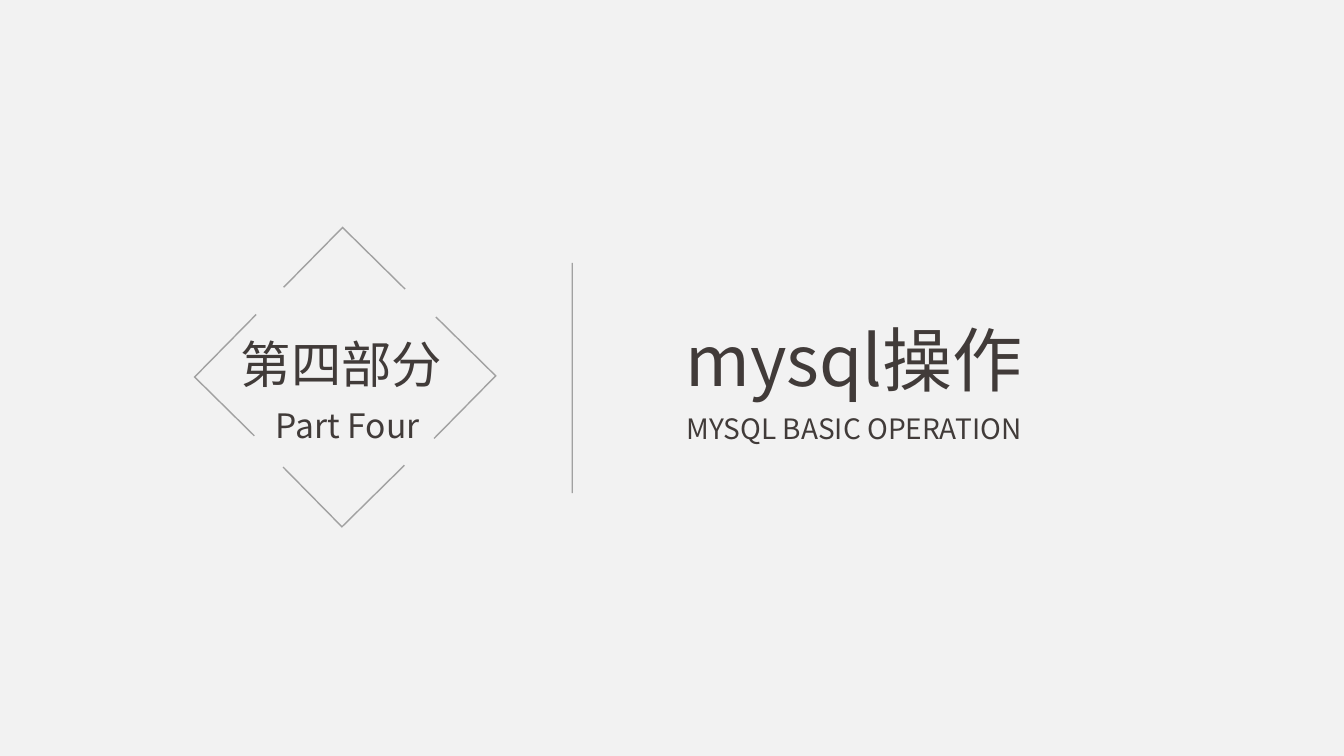
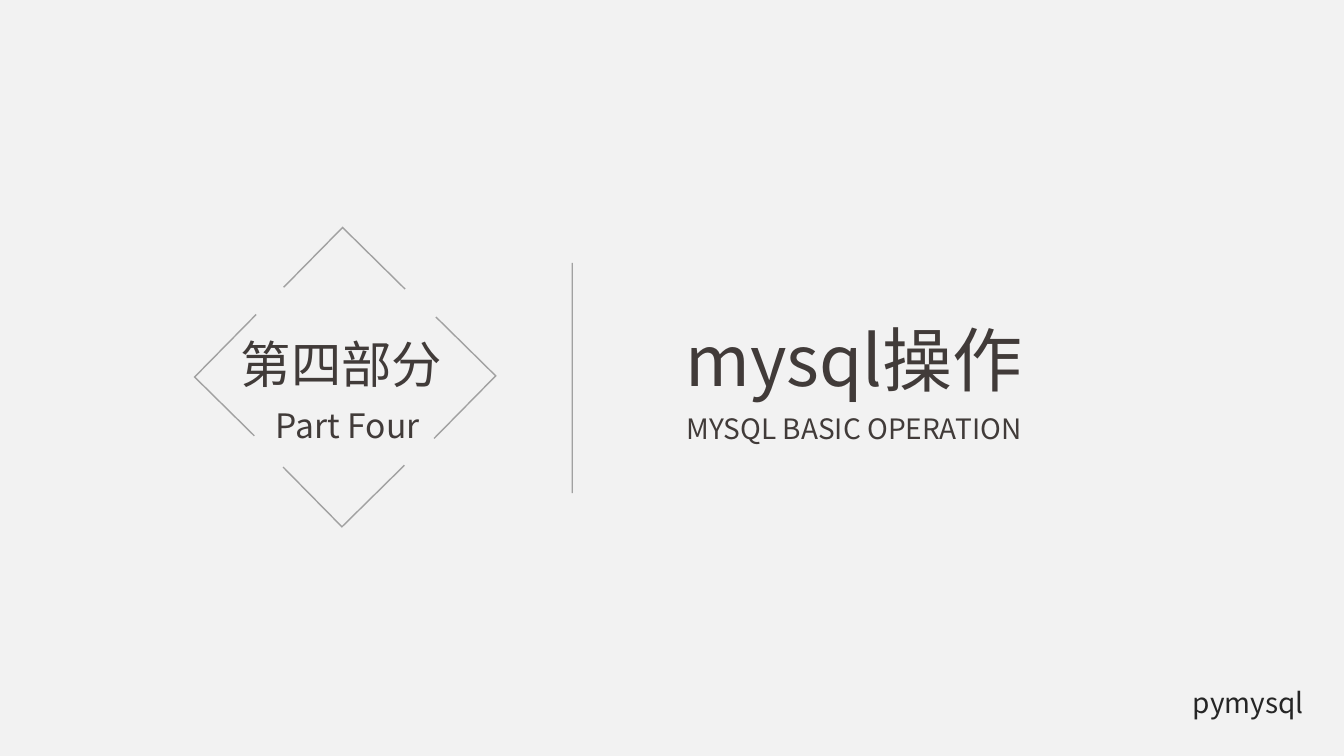
Before and after one commit to hanchuanchuan/goInception, a slide deck: slide 9 of python.pptx. Drawn at 1344x756 pixels with LibreOffice and Linux fonts; fonts in the diff are those of the drawing. Boxes give left, top, right and bottom in pixels: in the first picture for what was removed or moved away, otherwise in the second. Text is boxed around its words. In the diff, an @@ line names an element or a change of style, - is before the commit and + after.

```diff
--- a/python.pptx
+++ b/python.pptx
@@ text added at (x1=1193, y1=690, x2=1304, y2=720), 20 pt, text #262626 @@
+pymysql
```
Also in this commit, not shown: 7 other slides changed, 4 slides added, 1 slide removed, 6 other files.
